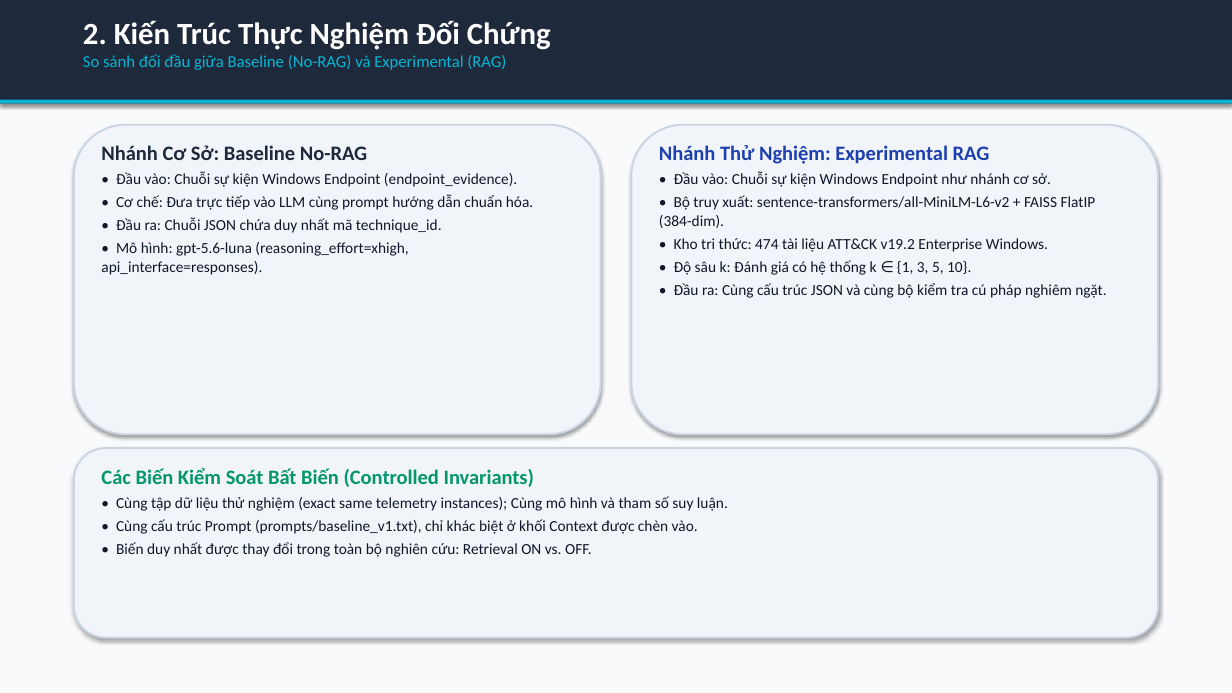
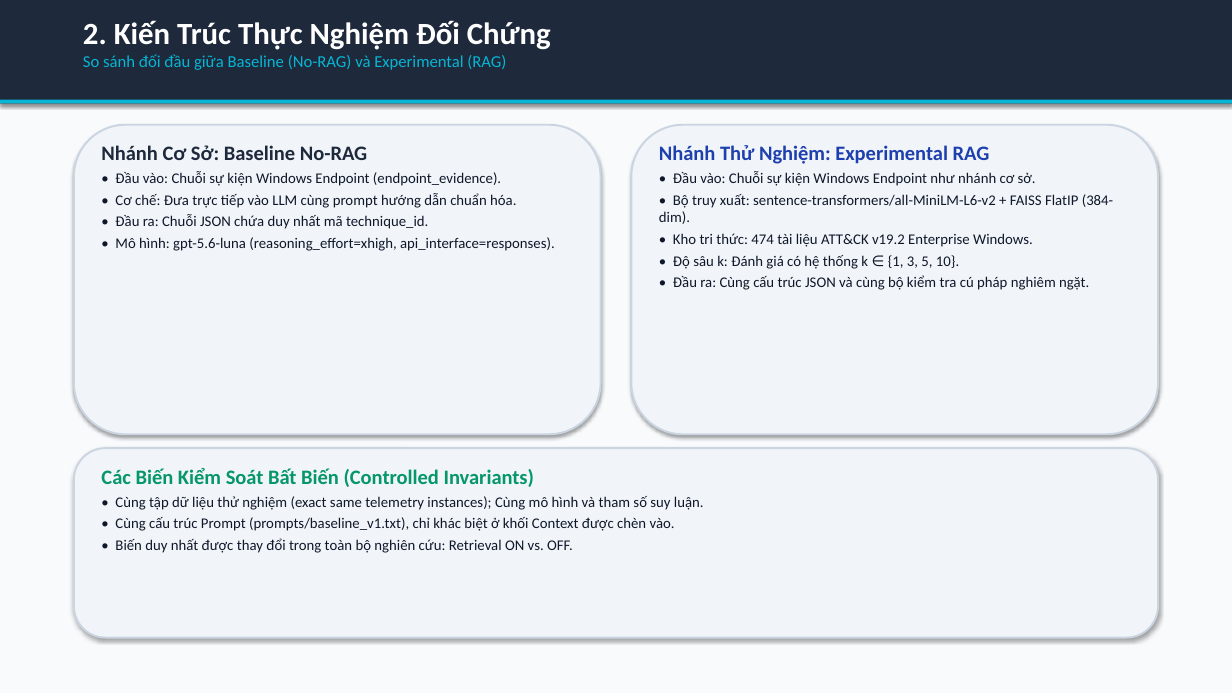
Before and after one commit to habachcp6/RAG2ATTCK, a slide deck: slide 3 of docs/presentation/slides.pptx. Drawn at 1232x693 pixels with LibreOffice and Linux fonts; fonts in the diff are those of the drawing. Boxes give left, top, right and bottom in pixels: in the first picture for what was removed or moved away, otherwise in the second. Text is boxed around its words. In the diff, an @@ line names an element or a change of style, - is before the commit and + after.

```diff
--- a/docs/presentation/slides.pptx
+++ b/docs/presentation/slides.pptx
@@ text at box(115, 171, 555, 251): size 12 to 11.5 pt @@
@@ text at box(659, 171, 1113, 290): size 12 to 11.5 pt in "• Đầu vào: Chuỗi sự kiện Windows ...", "• Bộ truy xuất: sentence-transformers/all-MiniLM-L6-v2 + FAI ...", "• Kho tri thức: 474 tài liệu ...", "• Độ sâu k: Đánh giá có ..." and 1 more places @@
@@ text at box(115, 496, 704, 553): size 12 to 11.5 pt in "• Cùng tập dữ liệu thử nghiệm ...", "• Cùng cấu trúc Prompt (prompts/baseline_v1.txt), chỉ ...", "• Biến duy nhất được thay đổi ..." @@
```
Also in this commit, not shown: 8 other slides changed, 7 other files.
